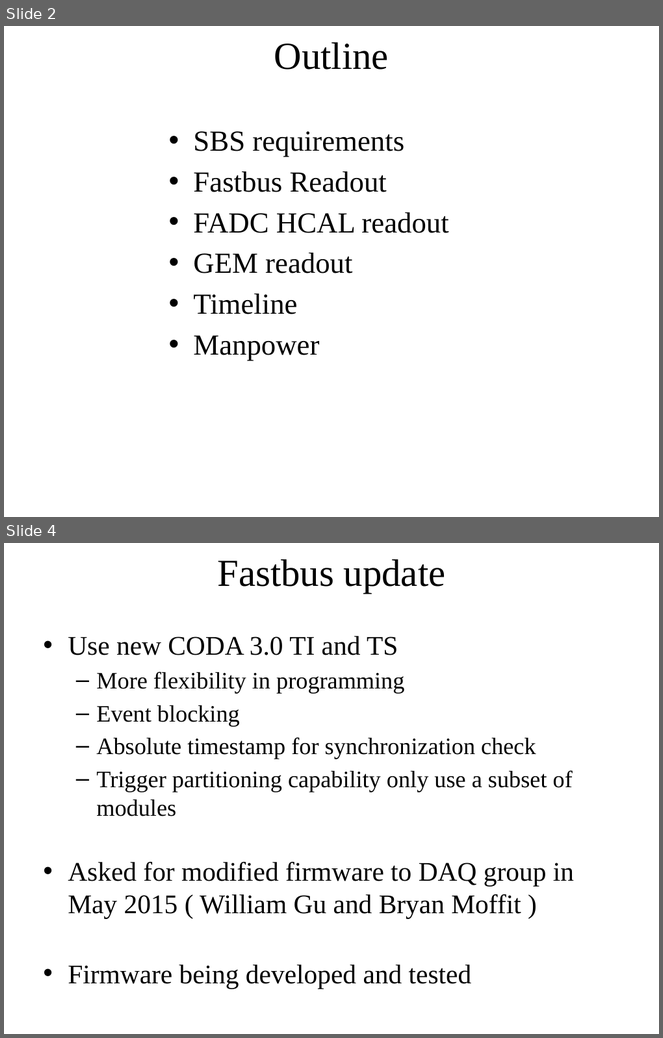
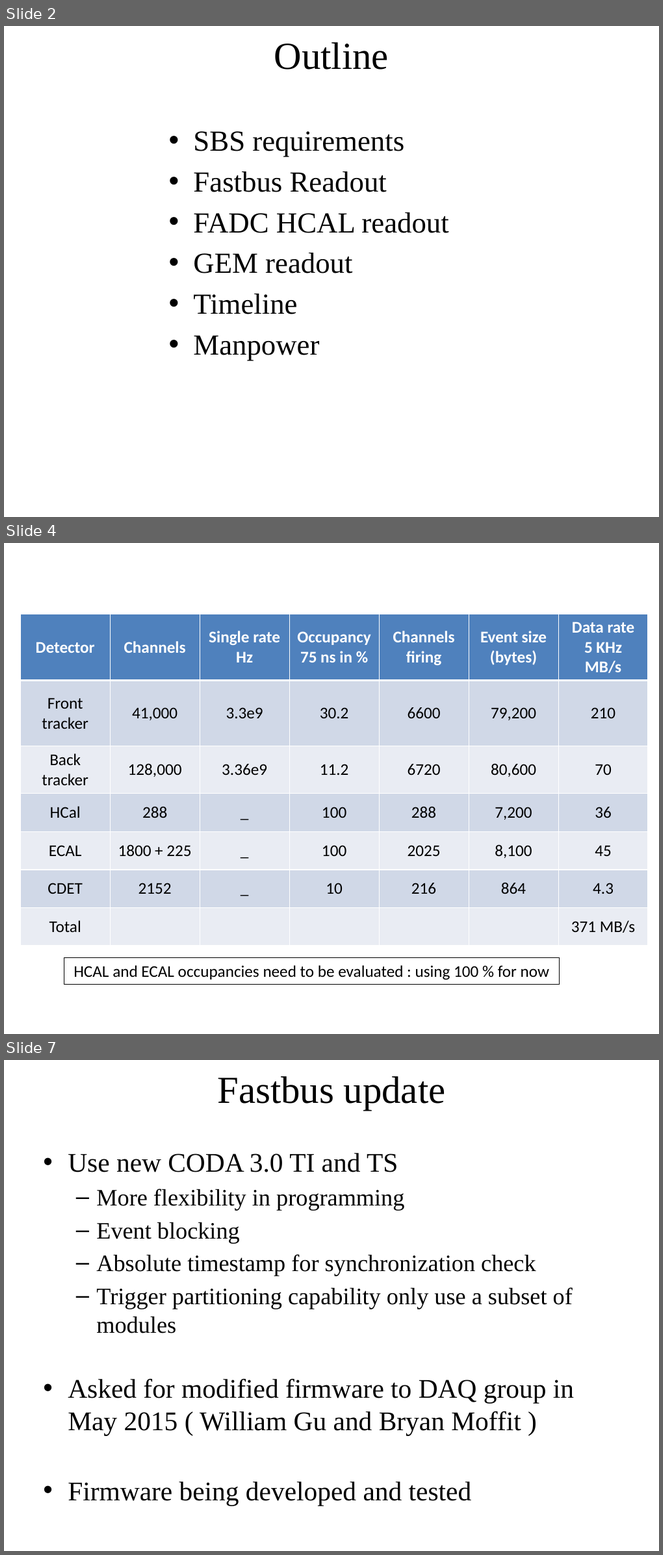
Before and after one commit to bmoffit/sbsdaq, a slide deck: 2015_DOE_Review/SuperBigBite DAQ update.pptx. Shown one above the other, each under a label of ours: slides 2 and 4 before the commit, slides 2, 4 and 7 after it; the slides between them are not shown. The pictures are 663x1038 and 663x1555 pixels, drawn with LibreOffice and Linux fonts; fonts in the diff are those of the drawing; grey boxes stand for pictures; background and template pictures are left out. Boxes give left, top, right and bottom in pixels: in the first picture for what was removed or moved away, otherwise in the second. Text is boxed around its words. In the diff, an @@ line names an element or a change of style, - is before the commit and + after.

```diff
--- a/2015_DOE_Review/SuperBigBite DAQ update.pptx
+++ b/2015_DOE_Review/SuperBigBite DAQ update.pptx
@@ slide 4 added at <box>4,543,659,1034</box>, background picture (left out) @@
@@ table added at <box>20,614,649,945</box>, 7 rows, 7 columns @@
+Detector | Channels | Single rate / Hz | Occupancy / 75 ns in % | Channels firing | Event size / (bytes) | Data rate / 5 KHz / MB/s
+Front tracker | 41,000 | 3.3e9 | 30.2 | 6600 | 79,200 | 210
+Back tracker | 128,000 | 3.36e9 | 11.2 | 6720 | 80,600 | 70
+HCal | 288 | _ | 100 | 288 | 7,200 | 36
+ECAL | 1800 + 225 | _ | 100 | 2025 | 8,100 | 45
+CDET | 2152 | _ | 10 | 216 | 864 | 4.3
+Total |  |  |  |  |  | 371 MB/s
@@ rectangle added at <box>64,958,560,984</box>, outline #000000 0.75 pt, 18 pt, text #000000 @@
+HCAL and ECAL occupancies need to be evaluated : using 100 % for now
@@ what was slide 4 is now slide 7 @@
```
Also in this commit, not shown: 2 slides changed, 2 other slides added.
